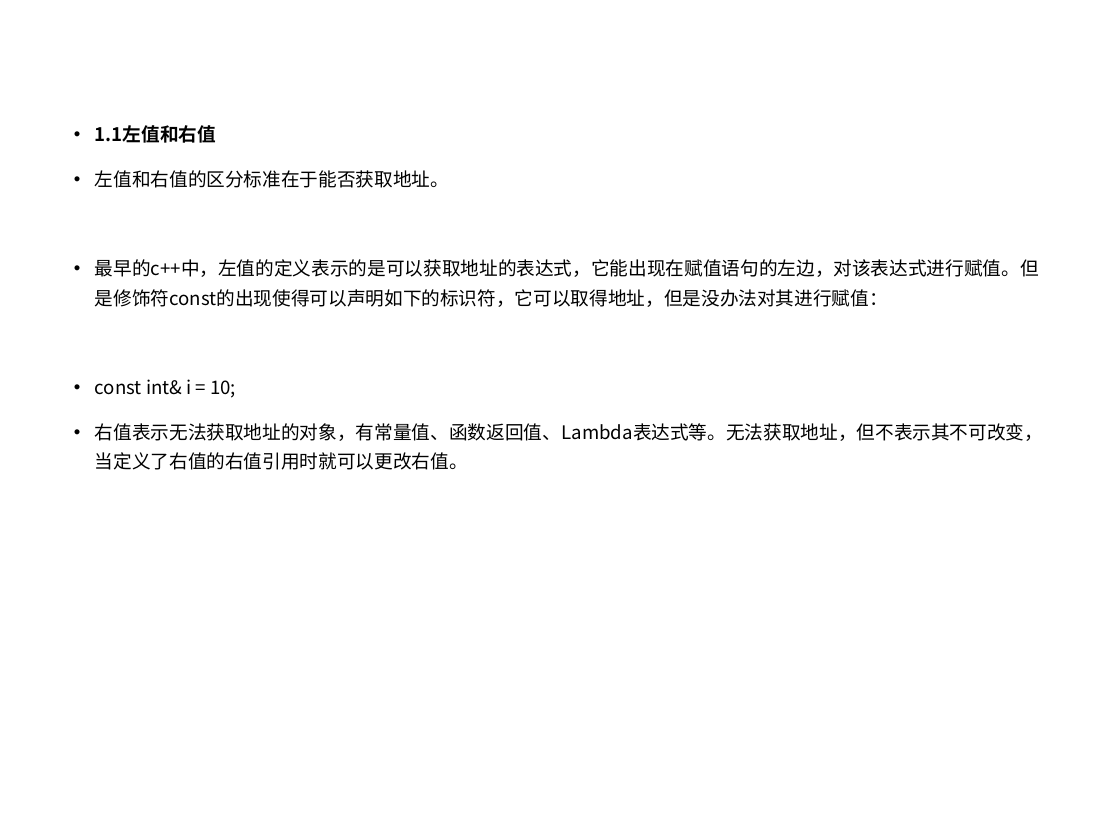
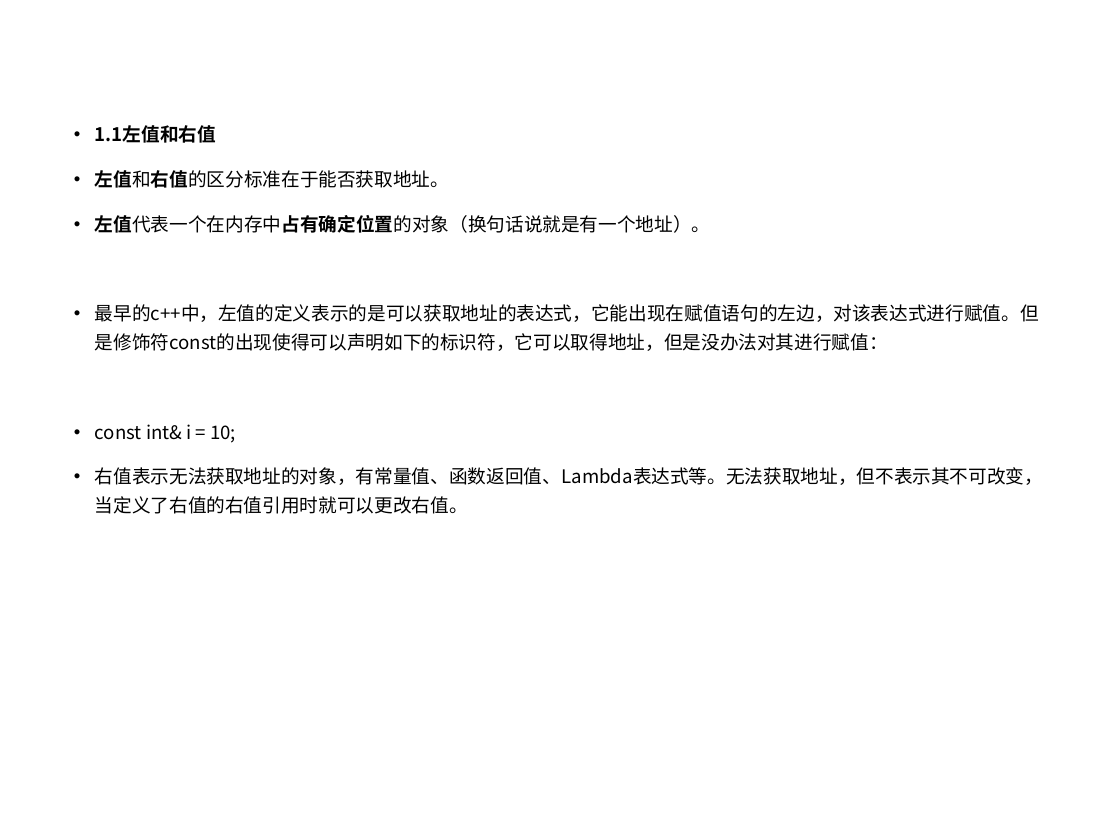
Before and after one commit to pointer1618/projects, a slide deck: slide 11 of lan7/c++11特性.ppt (slide 8 before the commit). Drawn at 1120x840 pixels with LibreOffice and Linux fonts; fonts in the diff are those of the drawing; background and template pictures are left out. Boxes give left, top, right and bottom in pixels: in the first picture for what was removed or moved away, otherwise in the second. Text is boxed around its words. In the diff, an @@ line names an element or a change of style, - is before the commit and + after.

Commit message:
ppt 2

```diff
--- a/lan7/c++11特性.ppt
+++ b/lan7/c++11特性.ppt
@@ text at bbox=[95, 170, 449, 188]: bold on in "左值和右值的区分标准在于能否获取地址。" @@
@@ text at bbox=[95, 215, 711, 233]: paragraph added @@
+• 左值代表一个在内存中占有确定位置的对象（换句话说就是有一个地址）。
```
Also in this commit, not shown: 1 slide added.
